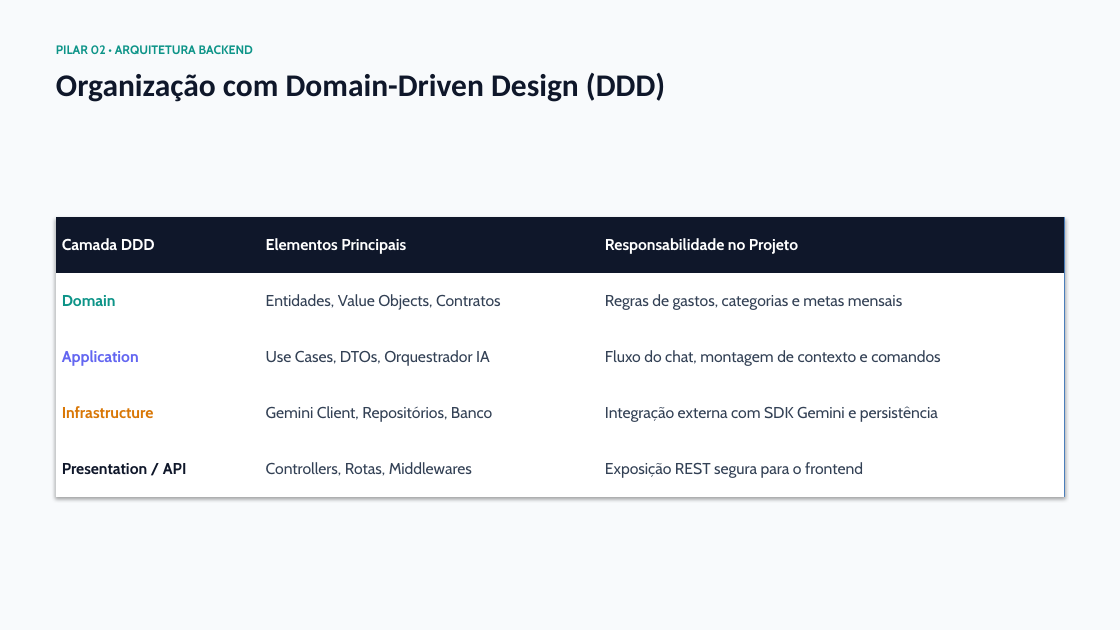
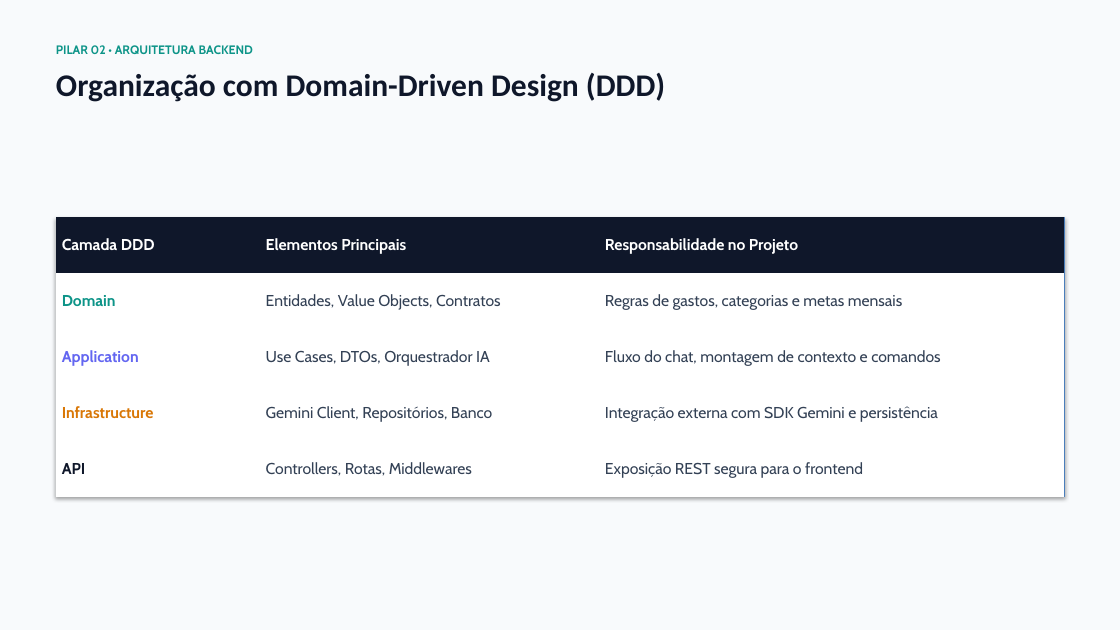
Before and after one commit to MarioSF1/projeto-ia-08102026, a slide deck: slide 11 of apresentação/GastoCerto IA - Arquitetura e Engenharia de Prompts.pptx (slide 9 before the commit). Drawn at 1120x630 pixels with LibreOffice and Linux fonts; fonts in the diff are those of the drawing. Boxes give left, top, right and bottom in pixels: in the first picture for what was removed or moved away, otherwise in the second. Text is boxed around its words. In the diff, an @@ line names an element or a change of style, - is before the commit and + after.

```diff
--- a/apresentação/GastoCerto IA - Arquitetura e Engenharia de Prompts.pptx
+++ b/apresentação/GastoCerto IA - Arquitetura e Engenharia de Prompts.pptx
@@ table at box(56, 218, 1065, 497) @@
-row 5, column 1: Presentation / API
+row 5, column 1: API
```
Also in this commit, not shown: 1 other slide changed, 2 slides added, 1 other file.
